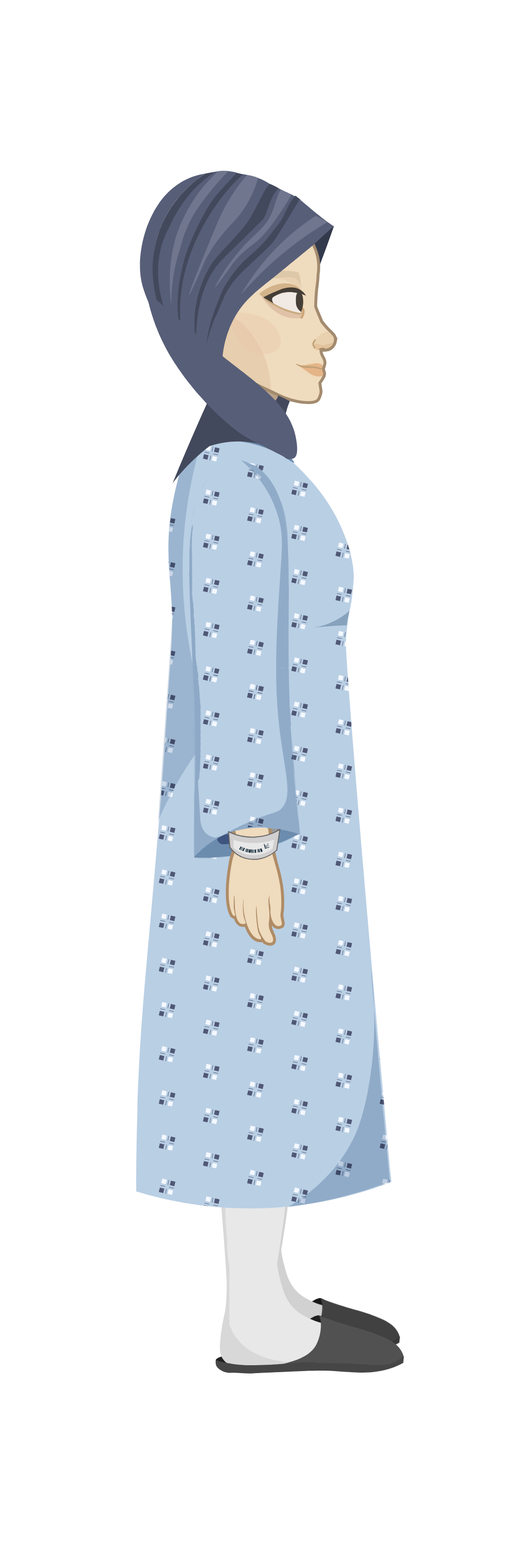
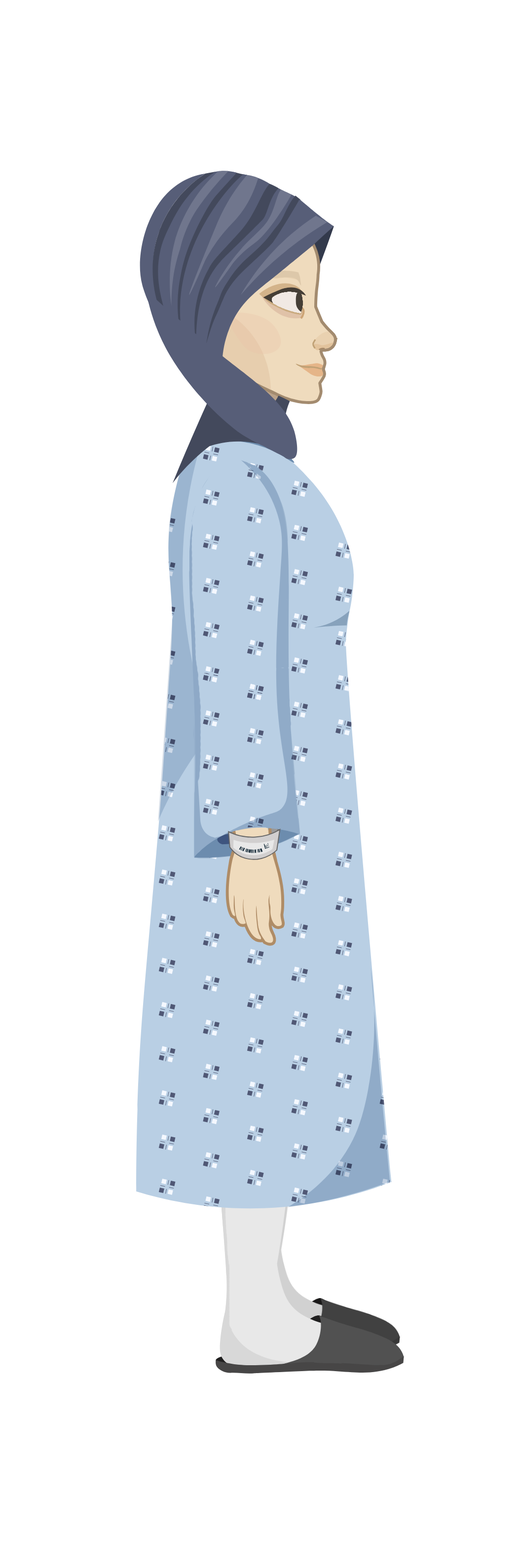
Layer changes from the first 520 × 1568 image to the second:
added layer "Eyes" in group "Face" over [271, 279, 304, 314]
added layer "White" in group "Face" over [271, 291, 303, 314]
painted on "Face" (2nd of 2, in "Mom-SideView" › "Head" › "Face") over [271, 277, 304, 314]
